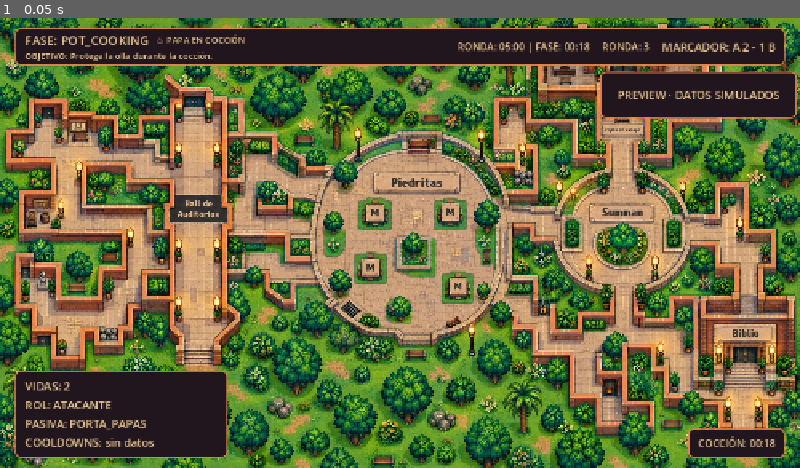
Above: before the commit, frame 1.
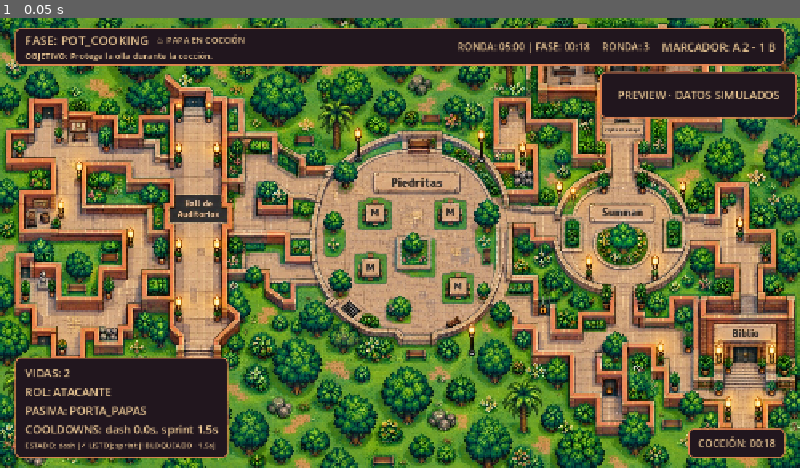
Above: after the commit, the same moment.

Repository: EstacioEA/TechnocumbIA
Game: Godot game, scene res://scenes/ui/papoi_hud_preview.tscn
The game is run twice, just before and just after one commit, with the same random seed, the same clock (stepped at 60 frames per second) and the same inputs. This scene is started directly instead of the project's main scene.
Inputs:
- Up to frame 1 (0.05 s): no input

The runs differ from the first frame. In frame 1, 2.2% of the frame differs, in the area x 1-29%, y 75-98%.

Commit message:
feat(ui): show role and cooldown availability

Diff:
--- a/scripts/ui/papoi_hud.gd
+++ b/scripts/ui/papoi_hud.gd
@@ -12,6 +12,7 @@
 var role_label: Label
 var passive_label: Label
 var cooldown_label: Label
+var cooldown_status_label: Label
 var objective_label: Label
 var status_label: Label
 var result_panel: PanelContainer
@@ -94,12 +95,32 @@
 	lives_label.text = "VIDAS: %d" % lives
 	role_label.text = "ROL: %s" % role
 	passive_label.text = "PASIVA: %s" % passive
-	var cooldown_text := []
+	var cooldown_text: Array[String] = []
+	var cooldown_status: Array[String] = []
 	# TODO(GM01): confirmar fuente y unidades del cooldown; el HUD solo presenta datos recibidos.
-	for ability in cooldowns:
-		cooldown_text.append("%s %.1fs" % [ability, float(cooldowns[ability])])
+	var abilities: Array = cooldowns.keys()
+	abilities.sort()
+	for ability in abilities:
+		var remaining: Variant = cooldowns[ability]
+		if typeof(remaining) != TYPE_FLOAT and typeof(remaining) != TYPE_INT:
+			cooldown_text.append("%s sin datos" % ability)
+			cooldown_status.append("%s [? SIN DATOS]" % ability)
+			continue
+		var seconds := float(remaining)
+		if not is_finite(seconds) or seconds < 0.0:
+			cooldown_text.append("%s sin datos" % ability)
+			cooldown_status.append("%s [? SIN DATOS]" % ability)
+		elif seconds > 0.0:
+			cooldown_text.append("%s %.1fs" % [ability, seconds])
+			cooldown_status.append("%s [! BLOQUEADO · %.1fs]" % [ability, seconds])
+		else:
+			cooldown_text.append("%s 0.0s" % ability)
+			cooldown_status.append("%s [✓ LISTO]" % ability)
 	cooldown_label.text = "COOLDOWNS: %s" % (
 		", ".join(cooldown_text) if not cooldown_text.is_empty() else "sin datos"
+	)
+	cooldown_status_label.text = "ESTADO: %s" % (
+		"; ".join(cooldown_status) if not cooldown_status.is_empty() else "sin datos"
 	)
 
 func show_round_result(text: String) -> void:
@@ -199,6 +220,9 @@
 	role_label = _add_label(player_context)
 	passive_label = _add_label(player_context)
 	cooldown_label = _add_label(player_context)
+	cooldown_status_label = _add_label(player_context)
+	cooldown_status_label.add_theme_font_size_override("font_size", 12)
+	cooldown_status_label.autowrap_mode = TextServer.AUTOWRAP_WORD_SMART
 
 	var bottom_spacer := Control.new()
 	bottom_spacer.size_flags_horizontal = Control.SIZE_EXPAND_FILL
--- a/scripts/ui/papoi_hud_preview.gd
+++ b/scripts/ui/papoi_hud_preview.gd
@@ -5,6 +5,7 @@
 const ACTIVE_CAPTURE_PATH := "res://docs/handoffs/GE03-phase-active-1280x720.png"
 const COOKING_CAPTURE_PATH := "res://docs/handoffs/GE03-phase-cooking-1280x720.png"
 const ESCAPE_CAPTURE_PATH := "res://docs/handoffs/GE03-phase-escape-1280x720.png"
+const COOLDOWN_CAPTURE_PATH := "res://docs/handoffs/GE04-hud-cooldowns-1280x720.png"
 const RESULT_CAPTURE_PATH := "res://docs/handoffs/GE02-hud-result-1280x720.png"
 
 func _ready() -> void:
@@ -30,6 +31,8 @@
 	await get_tree().process_frame
 	await RenderingServer.frame_post_draw
 	if not _save_capture(COOKING_CAPTURE_PATH):
+		return
+	if not _save_capture(COOLDOWN_CAPTURE_PATH):
 		return
 	hud.apply_match_snapshot(_phase_snapshot(GameEnums.GamePhase.ACTIVE))
 	await get_tree().process_frame
@@ -74,7 +77,7 @@
 			"role": -1,
 			"passive": GameEnums.AttackerPassive.PORTA_PAPAS,
 			"lives": 2,
-			"cooldowns": {},
+			"cooldowns": {"sprint": 1.5, "dash": 0.0},
 		}],
 		"local_peer_id": 1,
 	}
--- /dev/null
+++ b/tests/ui/ge04_role_cooldown_hud_test.gd
@@ -0,0 +1,53 @@
+extends SceneTree
+
+const HUD_SCENE := preload("res://scenes/ui/papoi_hud.tscn")
+const GameEnums = preload("res://scripts/shared/game_enums.gd")
+
+var _failures: Array[String] = []
+
+func _init() -> void:
+	call_deferred("run")
+
+func run() -> void:
+	var hud = HUD_SCENE.instantiate()
+	root.add_child(hud)
+	await process_frame
+	hud.apply_match_snapshot({
+		"phase": GameEnums.GamePhase.ACTIVE,
+		"round_number": 1,
+		"round_time_remaining": 300.0,
+		"phase_time_remaining": 120.0,
+		"scores": {"TEAM_A": 0, "TEAM_B": 0},
+		"papa_state": GameEnums.PapaState.FREE,
+		"local_peer_id": 7,
+		"players": [{
+			"peer_id": 7,
+			"role": -1,
+			"passive": GameEnums.AttackerPassive.PORTA_PAPAS,
+			"lives": 3,
+			"cooldowns": {"sprint": 1.5, "dash": 0.0},
+		}],
+	})
+	_check(hud.role_label.text == "ROL: ATACANTE", "role is presented from the snapshot")
+	_check(hud.passive_label.text == "PASIVA: PORTA_PAPAS", "passive is presented from the snapshot")
+	_check(hud.cooldown_label.text == "COOLDOWNS: dash 0.0s, sprint 1.5s", "received cooldown data remains visible")
+	_check(
+		hud.cooldown_status_label.text == "ESTADO: dash [✓ LISTO]; sprint [! BLOQUEADO · 1.5s]",
+		"ready and blocked states use text and symbols",
+	)
+
+	hud.set_player_context(3, "ATACANTE", "PORTA_PAPAS", {})
+	_check(hud.cooldown_label.text == "COOLDOWNS: sin datos", "missing cooldowns remain marked as unavailable data")
+	_check(hud.cooldown_status_label.text == "ESTADO: sin datos", "missing cooldown state is not guessed")
+
+	if _failures.is_empty():
+		print("GE04_ROLE_COOLDOWN_HUD_TEST: PASS")
+		quit(0)
+		return
+	for failure in _failures:
+		push_error("GE04_ROLE_COOLDOWN_HUD_TEST: %s" % failure)
+	quit(1)
+
+func _check(condition: bool, label: String) -> void:
+	if not condition:
+		_failures.append(label)
Binary file added: docs/handoffs/GE04-hud-cooldowns-1280x720.png
Not shown, changed: AI_TRACE.md
Not shown, added: docs/handoffs/2026-10-10-0423-GE04-role-cooldown-hud.md
Not shown, changed: docs/specs/Edwar_Estacio/TASKS.md
Not shown, changed: docs/specs/Edwar_Estacio/graphics-spec.md
